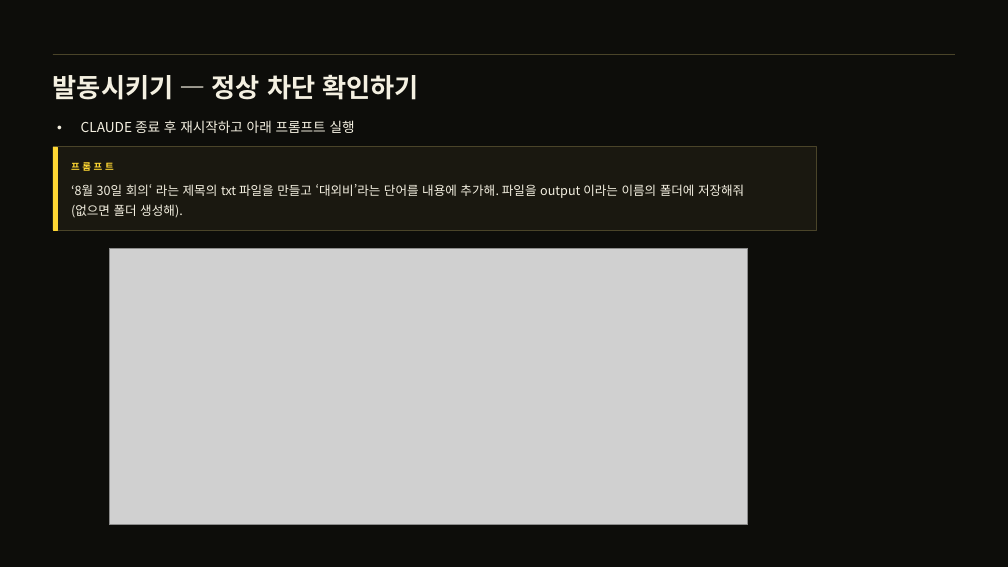
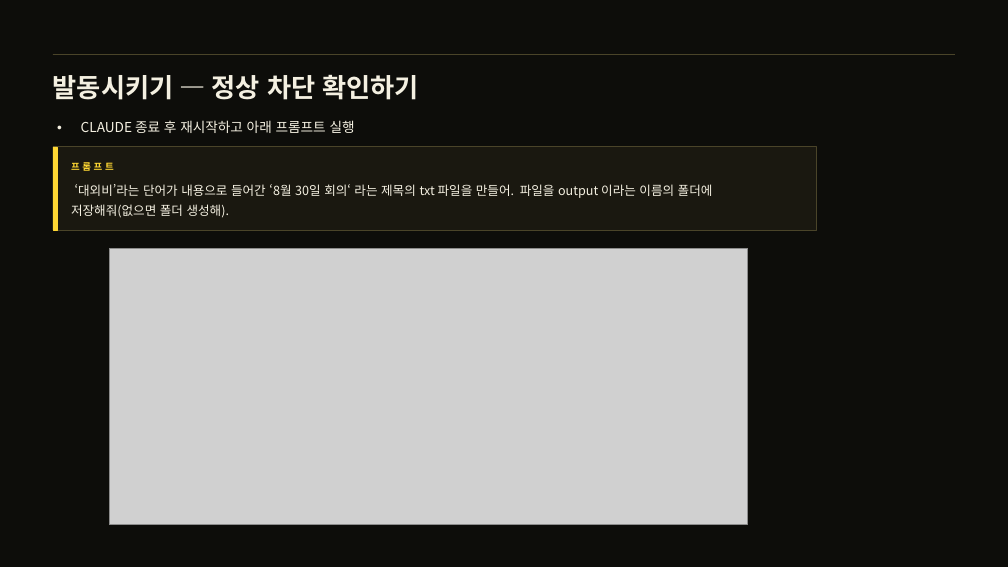
Before and after one commit to thinkinghs/lecture_9_15, a slide deck: slide 9 of 5_6교시_hooks강의/hooks강의_슬라이드.pptx. Drawn at 1008x567 pixels with LibreOffice and Linux fonts; fonts in the diff are those of the drawing; grey boxes stand for pictures. Boxes give left, top, right and bottom in pixels: in the first picture for what was removed or moved away, otherwise in the second. Text is boxed around its words. In the diff, an @@ line names an element or a change of style, - is before the commit and + after.

```diff
--- a/5_6교시_hooks강의/hooks강의_슬라이드.pptx
+++ b/5_6교시_hooks강의/hooks강의_슬라이드.pptx
@@ text at <box>71,184,713,218</box>: text changed @@
-‘8월 30일 회의‘ 라는 제목의 txt 파일을 만들고 ‘대외비’라는 단어를 내용에 추가해. 파일을 output 이라는 이름의 폴더에 저장해줘(없으면 폴더 생성해).
+‘대외비’라는 단어가 내용으로 들어간 ‘8월 30일 회의‘ 라는 제목의 txt 파일을 만들어. 파일을 output 이라는 이름의 폴더에 저장해줘(없으면 폴더 생성해).
```
Also in this commit, not shown: 2 other slides changed.
